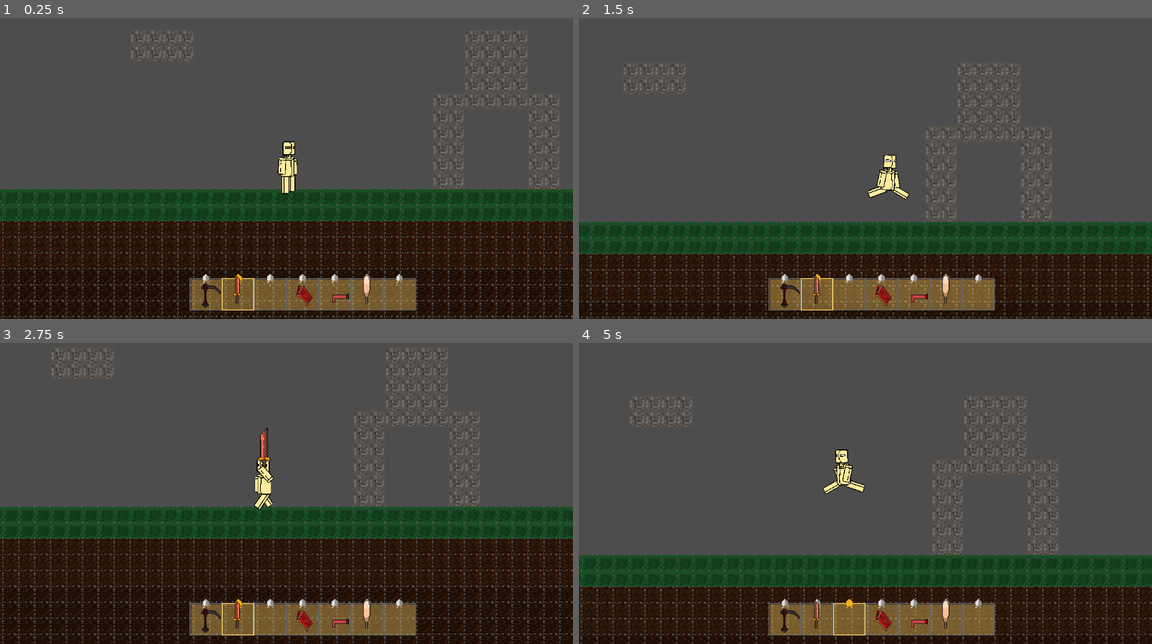
Above: before the commit, frames 1-4 (two rows, left to right).
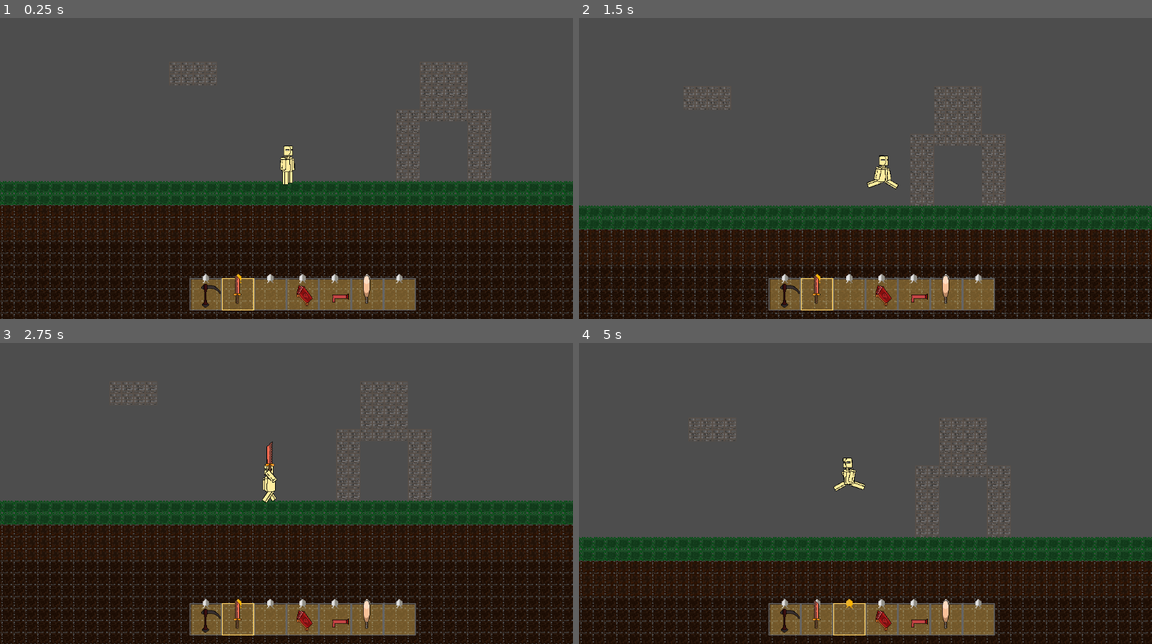
Above: after the commit, the same moments.

Repository: CasuFrost/GridBlocks4
Game: Godot game, scene res://DebugScene/debug_scene.tscn
Same seed, same stepped clock (60 frames per second), same inputs: the game is played once before the commit and once after it.
Inputs (mouse positions are in pixels of both pictures, inside the frame that each line leads up to):
- Up to frame 1 (0.25 s): no input
- Up to frame 2 (1.5 s): move the mouse to (991, 141) at 0.52 s; press the mouse at (991, 141) at 0.53 s; hold D (move_right) from 0.53 s (still down); tap Space (jump) at 0.77 s; move the mouse to (750, 174) at 1.27 s; release the mouse at (750, 174) at 1.28 s; right-click (750, 174) at 1.35 s
- Up to frame 3 (2.75 s): tap Space (jump) at 1.52 s; click (171, 499) at 1.55 s; move the mouse to (343, 412) at 2.02 s; release D (move_right) at 2.03 s; press the mouse at (343, 412) at 2.03 s; hold A (move_left) from 2.03 s (still down)
- Up to frame 4 (5 s): move the mouse to (836, 547) at 2.77 s; release A (move_left) at 2.78 s; release the mouse at (836, 547) at 2.78 s; hold D (move_right) 2.78-4.28 s; tap 1 at 2.85 s; tap Space (jump) at 3.02, 3.77, 4.52 s; click (836, 547) at 3.05 s; move the mouse to (1037, 529) at 3.52 s; hold 2 3.53-4.28 s; click (1037, 529) at 3.8 s; move the mouse to (693, 433) at 4.27 s; hold A (move_left) from 4.28 s (still down); tap 3 at 4.35 s; click (693, 433) at 4.55 s

The runs differ from the first frame. In frame 1, 18% of the frame differs, in the area x 0-100%, y 4-100%; in frame 2, 21%, in the area x 0-100%, y 15-100%; in frame 3, 17%; in frame 4, 21%.

Commit message:
Added Violence book

Diff:
--- a/DebugScene/debug_scene.tscn
+++ b/DebugScene/debug_scene.tscn
@@ -225,3 +225,12 @@
 
 [node name="ViolenceBookPunch3" parent="ProjectilePool" instance=ExtResource("6_ywplx")]
 position = Vector2(-125, 93)
+
+[node name="ViolenceBookPunch4" parent="ProjectilePool" instance=ExtResource("6_ywplx")]
+position = Vector2(-125, 93)
+
+[node name="ViolenceBookPunch5" parent="ProjectilePool" instance=ExtResource("6_ywplx")]
+position = Vector2(-125, 93)
+
+[node name="ViolenceBookPunch6" parent="ProjectilePool" instance=ExtResource("6_ywplx")]
+position = Vector2(-125, 93)
--- a/DebugScene/player_test.tscn
+++ b/DebugScene/player_test.tscn
@@ -1234,7 +1234,7 @@
 }
 
 [node name="Camera2D" type="Camera2D" parent="."]
-zoom = Vector2(2, 2)
+zoom = Vector2(1.5, 1.5)
 position_smoothing_enabled = true
 
 [node name="CollisionShape2D" type="CollisionShape2D" parent="."]
--- a/ToolsRes/ViolenceBook.gd
+++ b/ToolsRes/ViolenceBook.gd
@@ -14,7 +14,7 @@
 					if !i.active:
 						var x = rng.randi_range(-precision,precision)
 						var y = rng.randi_range(-precision,precision)
-						print(i.name)
+						#print(i.name)
 						if get_parent().get_node("Timer").time_left==0:
 							get_parent().get_node("Timer").start()
 							i.activate(get_global_mouse_position()+Vector2(x,y))
--- a/ToolsRes/violence_book_punch.gd
+++ b/ToolsRes/violence_book_punch.gd
@@ -1,7 +1,7 @@
 extends Node2D
 var maxPoints : int =15
 @export var active = false
-var speed = 35
+var speed = 20
 var followPos : Vector2 = Vector2(500,500)
 func _ready():
 	pass#print(active) # Replace with function body.
@@ -18,9 +18,12 @@
 		$Line2D.add_point($Sprite2D.global_position)
 		if len($Line2D.points)>maxPoints:
 			$Line2D.remove_point(0)
-		if $Sprite2D.global_position.distance_to(followPos) < 160:
-			speed=15
+
+		if $Sprite2D.global_position.distance_to(followPos) < 35:
+			speed=7
 			$AnimationPlayer.play("deActive")
+		else:
+			speed=20
 	else:
 		$Sprite2D.hide()
 		$Line2D.clear_points()
--- a/ToolsRes/violence_book_punch.tscn
+++ b/ToolsRes/violence_book_punch.tscn
@@ -1,7 +1,8 @@
-[gd_scene load_steps=8 format=3 uid="uid://b1opk360idrgv"]
+[gd_scene load_steps=9 format=3 uid="uid://b1opk360idrgv"]
 
 [ext_resource type="Texture2D" uid="uid://d2b7654gm6uxn" path="res://Sprites/SpecialEffects/redPunch.png" id="1_8x08j"]
 [ext_resource type="Script" path="res://ToolsRes/violence_book_punch.gd" id="2_dbb2k"]
+[ext_resource type="Texture2D" uid="uid://bw5hbcrchri6n" path="res://ParticlesEffect/light.png" id="3_6ukur"]
 
 [sub_resource type="Gradient" id="Gradient_sfwoi"]
 colors = PackedColorArray(0.921569, 0, 0.121569, 0.32549, 1, 0, 0.101961, 1)
@@ -86,6 +87,7 @@
 antialiased = true
 
 [node name="Sprite2D" type="Sprite2D" parent="."]
+light_mask = 2
 scale = Vector2(0.507, 0.507)
 texture = ExtResource("1_8x08j")
 
@@ -94,6 +96,12 @@
 [node name="CollisionShape2D" type="CollisionShape2D" parent="Sprite2D/Area2D"]
 shape = SubResource("CircleShape2D_dqc02")
 
+[node name="PointLight2D" type="PointLight2D" parent="Sprite2D"]
+scale = Vector2(0.671, 0.671)
+color = Color(1, 0, 0.145098, 1)
+shadow_enabled = true
+texture = ExtResource("3_6ukur")
+
 [node name="AnimationPlayer" type="AnimationPlayer" parent="."]
 autoplay = "RESET"
 libraries = {
Binary file added: ParticlesEffect/light.png
Not shown, added: ParticlesEffect/light.png.import
